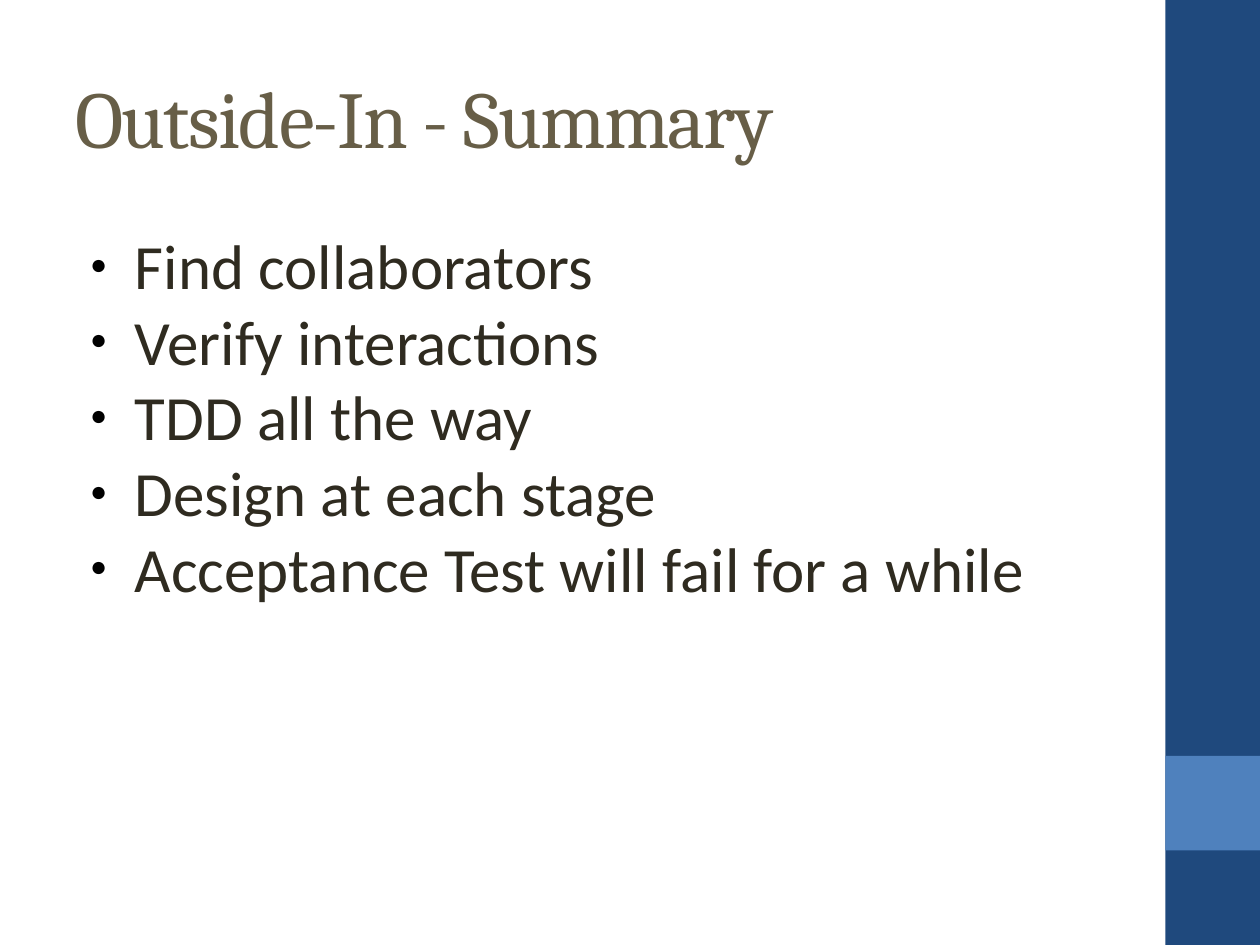
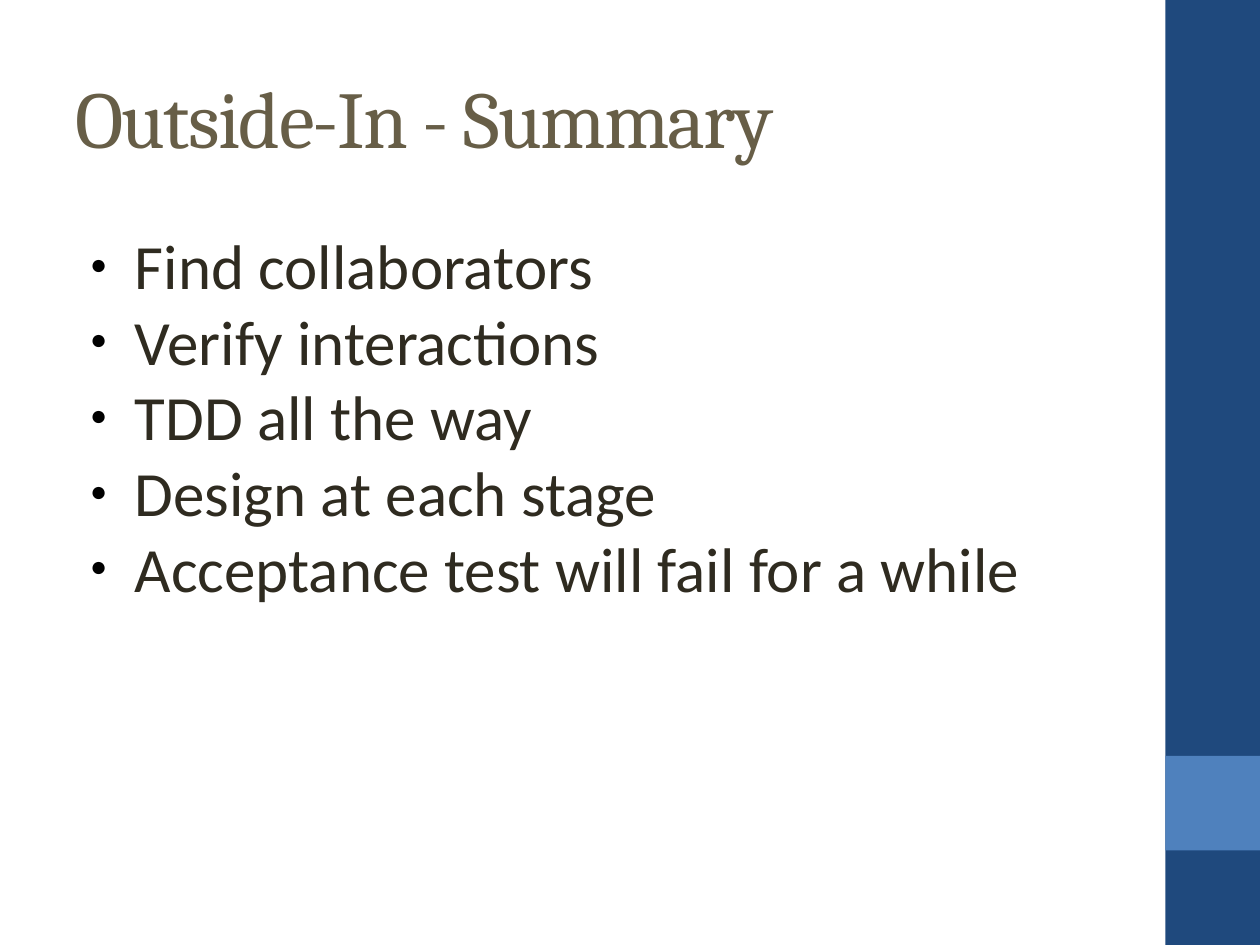
Before and after one commit to ijrussell/Outside-In-TDD, a slide deck: slide 12 of outside-in-tdd.pptx. Drawn at 1260x945 pixels with LibreOffice and Linux fonts; fonts in the diff are those of the drawing. Boxes give left, top, right and bottom in pixels: in the first picture for what was removed or moved away, otherwise in the second. Text is boxed around its words. In the diff, an @@ line names an element or a change of style, - is before the commit and + after.

```diff
--- a/outside-in-tdd.pptx
+++ b/outside-in-tdd.pptx
@@ text at (135, 548, 1019, 602): text changed @@
-● Acceptance Test will fail for a while
+● Acceptance test will fail for a while
```
Also in this commit, not shown: 1 other slide changed, 18 other files.
